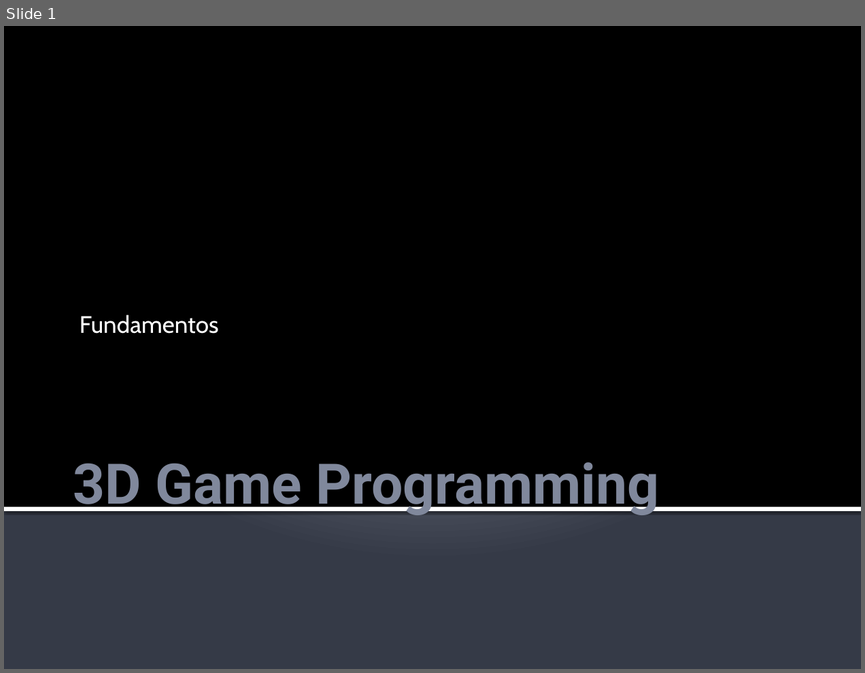
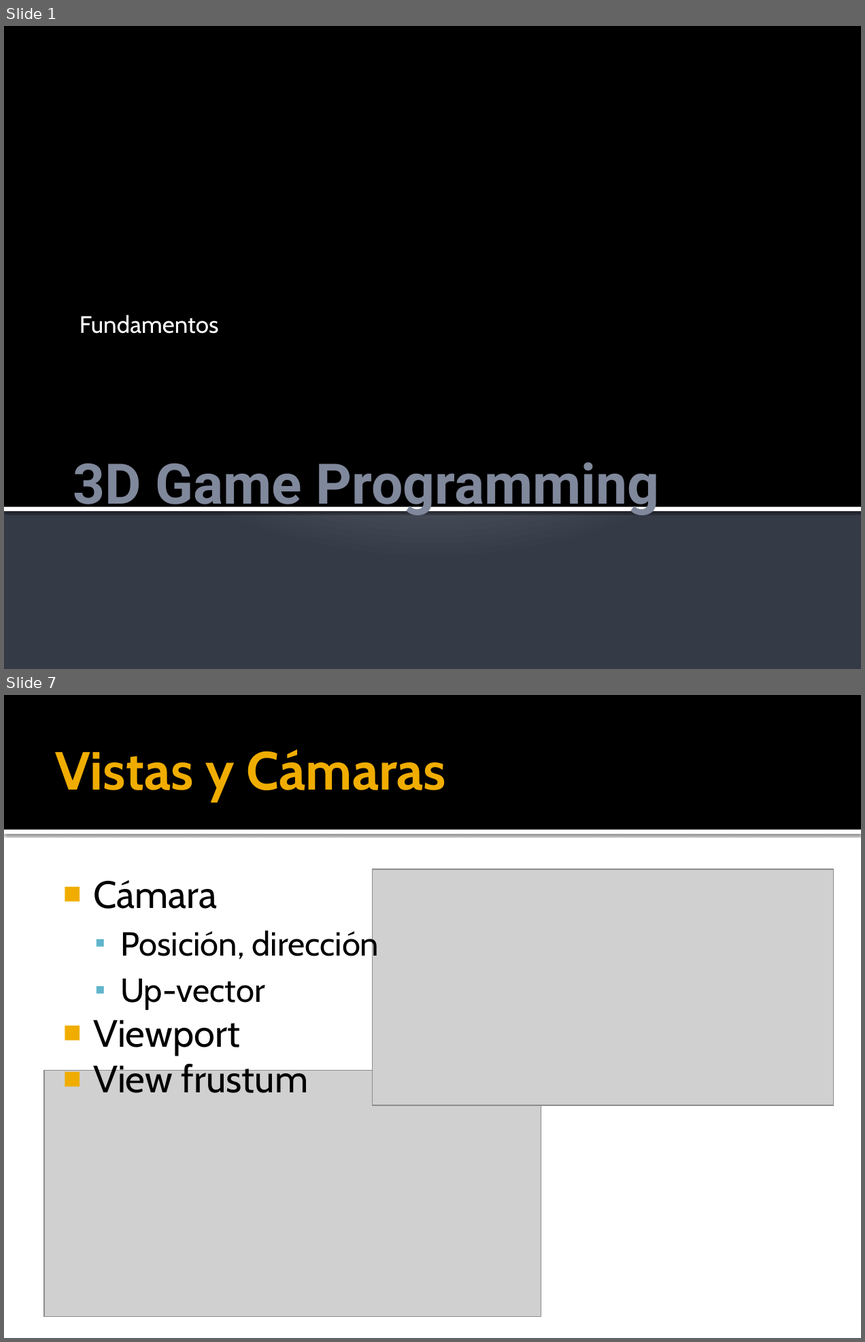
Before and after one commit to kringol/java3dengine, a slide deck: teoria/j3dEngine_chapter2.pptx. Shown one above the other, each under a label of ours: slide 1 before the commit, slides 1 and 7 after it; the slides between them are not shown. The pictures are 865x673 and 865x1342 pixels, drawn with LibreOffice and Linux fonts; fonts in the diff are those of the drawing; grey boxes stand for pictures. Boxes give left, top, right and bottom in pixels: in the first picture for what was removed or moved away, otherwise in the second. Text is boxed around its words. In the diff, an @@ line names an element or a change of style, - is before the commit and + after.

```diff
--- a/teoria/j3dEngine_chapter2.pptx
+++ b/teoria/j3dEngine_chapter2.pptx
@@ slide 7 added at [4, 695, 861, 1338], background #FFFFFF @@
@@ rectangle added at [4, 695, 861, 830], fill #000000 @@
@@ title added at [56, 749, 447, 801], 45 pt, text #F0AD00, bold @@
+Vistas y Cámaras
@@ rectangle added at [4, 830, 861, 834], fill #FFFFFF @@
@@ picture added at [373, 869, 834, 1106] @@
@@ text added at [93, 880, 379, 1093], 28 pt, text #000000 @@
+■ Cámara
+  ▪ Posición, dirección
+  ▪ Up-vector
+■ Viewport
+■ View frustum
@@ picture added at [44, 1070, 541, 1317] @@
```
Also in this commit, not shown: 1 slide changed, 15 other slides added.
